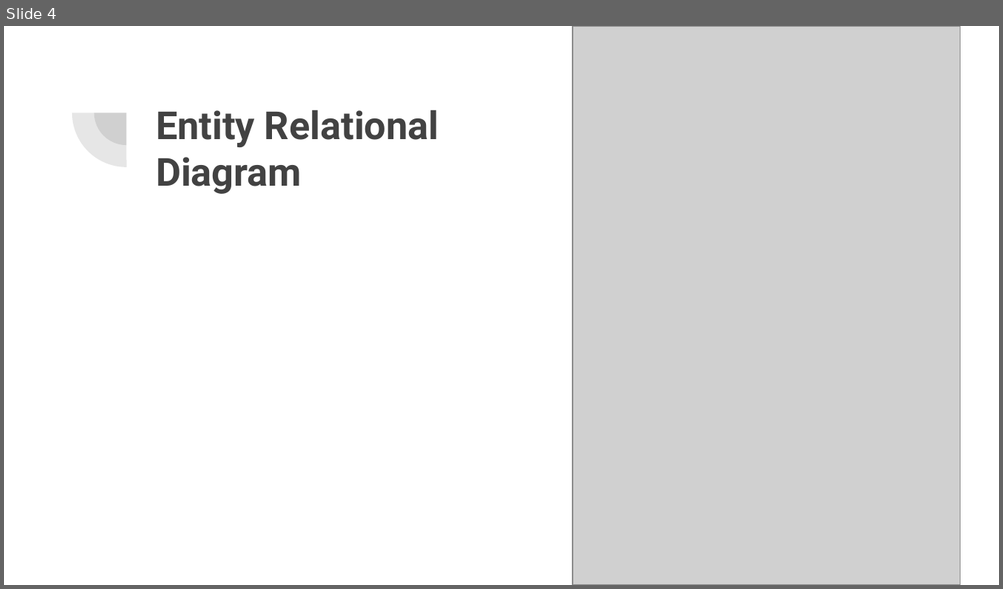
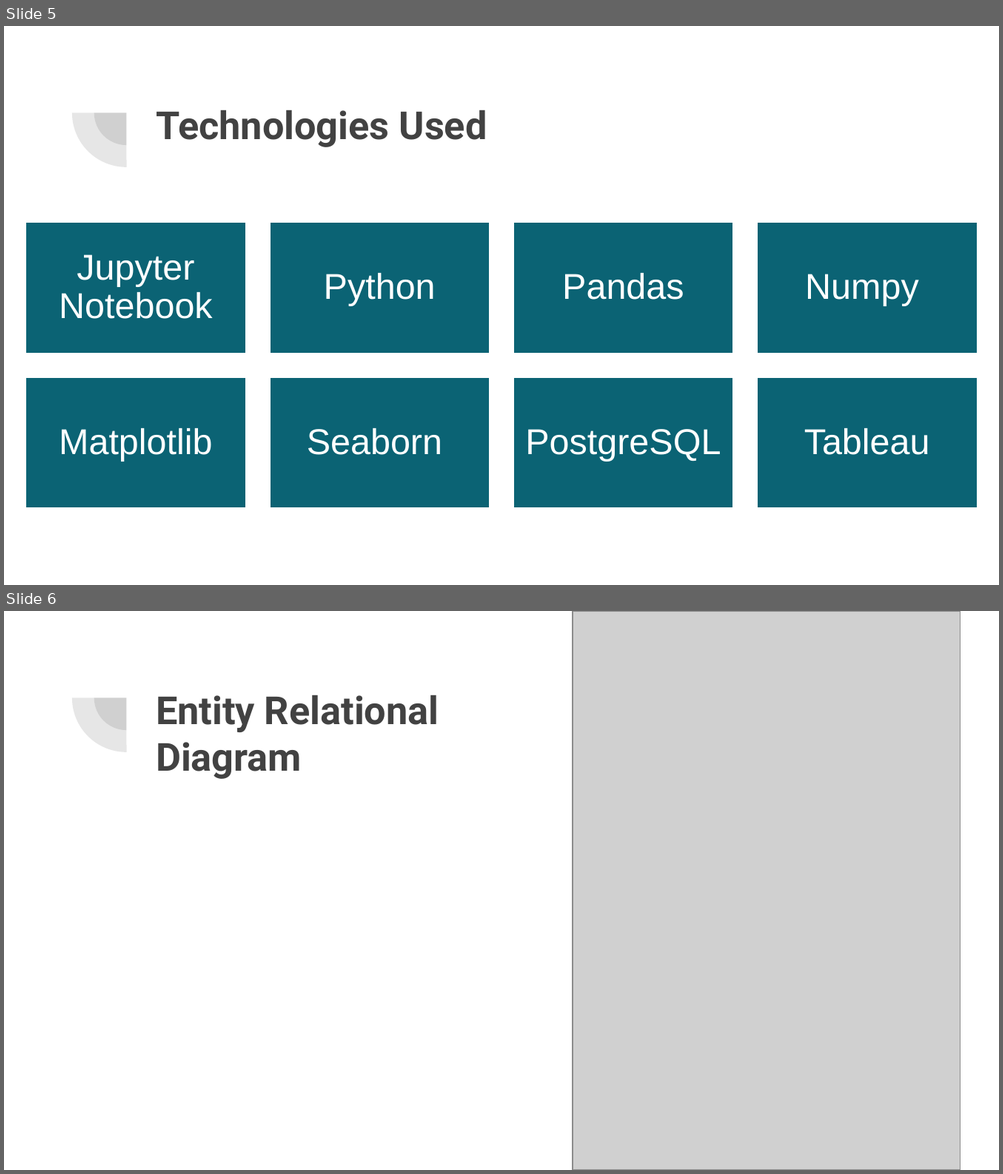
Before and after one commit to lykkelig/Group6_Final_Project, a slide deck: Presentation/Final Project Presentation.pptx. Shown one above the other, each under a label of ours: slide 4 before the commit, slides 5 and 6 after it. The pictures are 1003x589 and 1003x1174 pixels, drawn with LibreOffice and Linux fonts; fonts in the diff are those of the drawing; grey boxes stand for pictures. Boxes give left, top, right and bottom in pixels: in the first picture for what was removed or moved away, otherwise in the second. Text is boxed around its words. In the diff, an @@ line names an element or a change of style, - is before the commit and + after.

```diff
--- a/Presentation/Final Project Presentation.pptx
+++ b/Presentation/Final Project Presentation.pptx
@@ slide 5 added at <box>4,26,999,585</box>, background #FFFFFF; not listed: 2 template elements that a slide beside it also shows @@
@@ title added at <box>156,110,487,147</box>, 28 pt, text #424242, bold @@
+Technologies Used
@@ group added at <box>25,222,978,509</box>: 8 rectangles, 8 texts @@
+Jupyter Notebook
+Python
+Pandas
+Numpy
+Matplotlib
+Seaborn
+PostgreSQL
+Tableau
@@ what was slide 4 is now slide 6 @@
```
Also in this commit, not shown: 8 slides changed, 2 other slides added, 3 slides removed, 2 other files.
